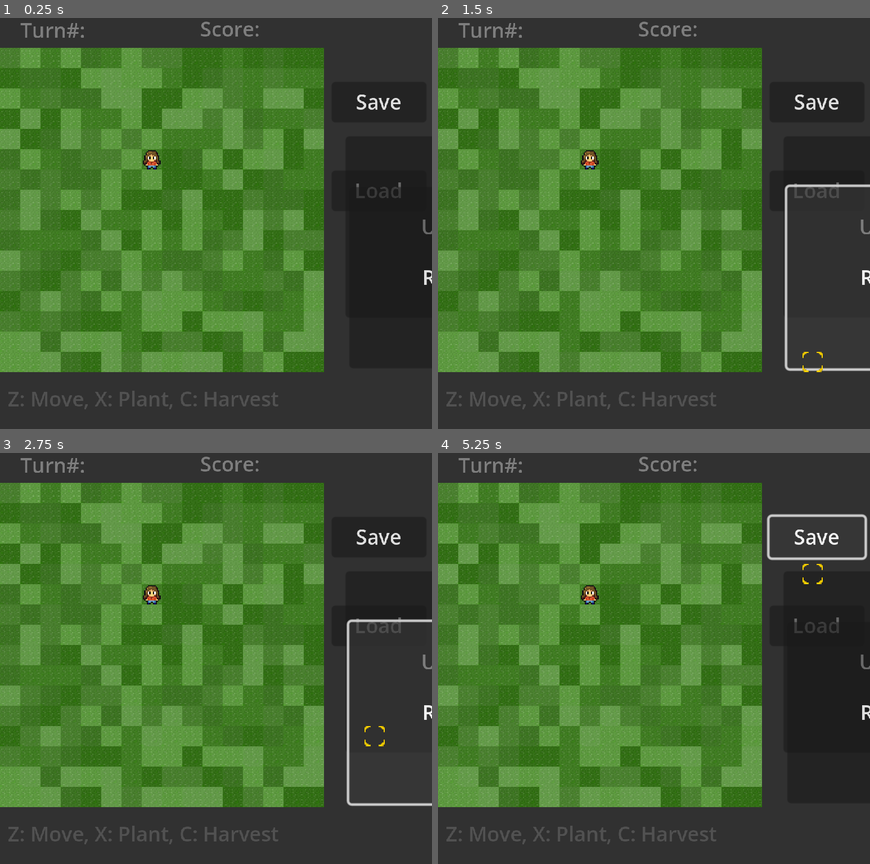
Above: before the commit, frames 1-4 (two rows, left to right).
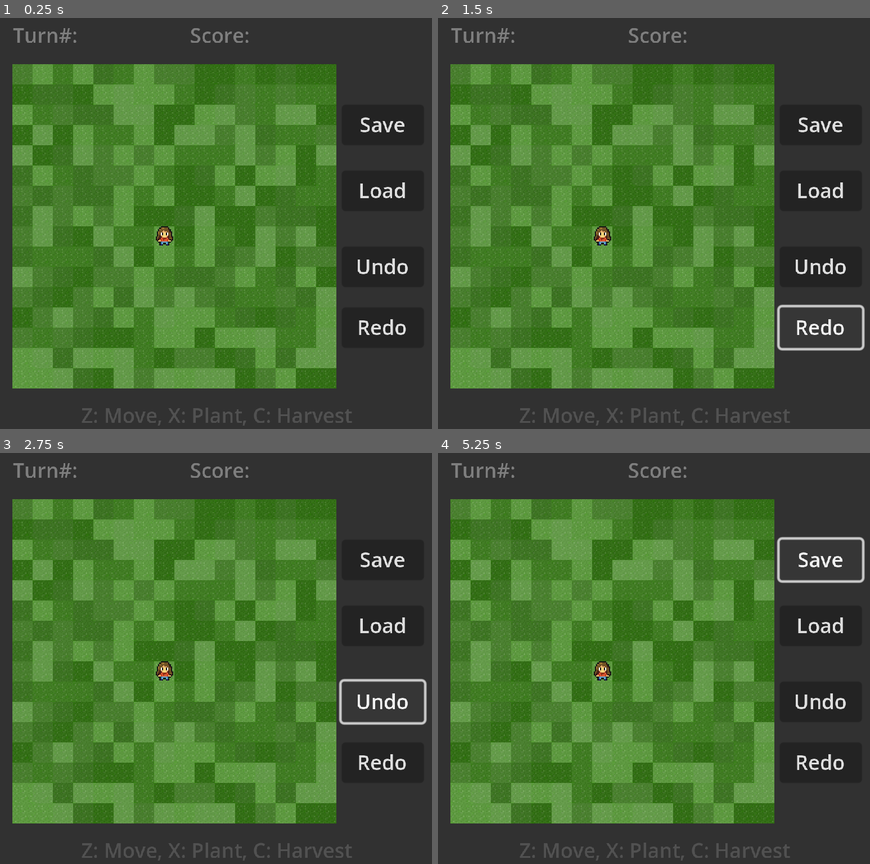
Above: after the commit, the same moments.

Repository: timpt0261/CMPM-121-F0-Proto
Game: Godot game, scene res://scene/main.tscn
The game is run twice, just before and just after one commit, with the same random seed, the same clock (stepped at 60 frames per second) and the same inputs.
Inputs (mouse positions are in pixels of both pictures, inside the frame that each line leads up to):
- Up to frame 1 (0.25 s): no input
- Up to frame 2 (1.5 s): click (822, 268) at 0.5 s, where only the run after the commit has a clickable "Undo"; click (822, 326) at 1.25 s, where only the run after the commit has a clickable "Redo"
- Up to frame 3 (2.75 s): click (384, 703) at 2 s, where only the run after the commit has a clickable "Undo"
- Up to frame 4 (5.25 s): click (822, 761) at 2.75 s, where only the run after the commit has a clickable "Redo"; click (822, 703) at 3.5 s, where only the run after the commit has a clickable "Undo"; click (822, 761) at 4.25 s, where only the run after the commit has a clickable "Redo"; click "Save" at 5 s

The runs differ from the first frame. In frame 1, 35% of the frame differs, in the area x 0-100%, y 0-100%; in frame 2, 37%; in frame 3, 37%; in frame 4, 37%.

Commit message:
Fixed player offset issue. Cursor is now a sprite instead of part of the TileMap

Diff:
--- a/scene/main.tscn
+++ b/scene/main.tscn
@@ -1,8 +1,7 @@
-[gd_scene load_steps=18 format=3 uid="uid://cdvrt3alfjcqp"]
+[gd_scene load_steps=16 format=3 uid="uid://cdvrt3alfjcqp"]
 
 [ext_resource type="Texture2D" uid="uid://cqpnkcrufhdty" path="res://tile/grass.png" id="1_rx26m"]
 [ext_resource type="Script" path="res://script/terrain_map.gd" id="3_bdwhm"]
-[ext_resource type="Texture2D" uid="uid://h3pwbiwgoyw" path="res://tile/selected.png" id="3_fq6s7"]
 [ext_resource type="Texture2D" uid="uid://dcqniyr0oya1k" path="res://tile/highlight.png" id="3_j1xgt"]
 [ext_resource type="Script" path="res://script/terrain_renderer.gd" id="5_4cky6"]
 [ext_resource type="Texture2D" uid="uid://dflsj3xadflpn" path="res://sprite/jessie.png" id="5_6da1x"]
@@ -32,16 +31,11 @@
 0:0/0 = 0
 0:0/0/custom_data_0 = true
 
-[sub_resource type="TileSetAtlasSource" id="TileSetAtlasSource_8iwqg"]
-texture = ExtResource("3_fq6s7")
-0:0/0 = 0
-
 [sub_resource type="TileSet" id="TileSet_mkbp6"]
 custom_data_layer_0/name = "walkable"
 custom_data_layer_0/type = 1
 sources/0 = SubResource("TileSetAtlasSource_aifgd")
 sources/1 = SubResource("TileSetAtlasSource_og111")
-sources/2 = SubResource("TileSetAtlasSource_8iwqg")
 
 [sub_resource type="AtlasTexture" id="AtlasTexture_71hdk"]
 atlas = ExtResource("5_6da1x")
@@ -89,10 +83,10 @@
 anchor_top = -0.762767
 anchor_right = 1.95751
 anchor_bottom = 1.0742
-offset_left = 218.566
-offset_top = 320.392
-offset_right = -336.383
-offset_bottom = -279.525
+offset_left = 226.566
+offset_top = 338.392
+offset_right = -338.383
+offset_bottom = -261.525
 grow_horizontal = 2
 grow_vertical = 2
 text = "Save"
@@ -106,9 +100,9 @@
 anchor_top = -0.762767
 anchor_right = 1.95751
 anchor_bottom = 1.0742
-offset_left = 218.566
+offset_left = 226.566
 offset_top = 390.392
-offset_right = -336.383
+offset_right = -338.383
 offset_bottom = -209.525
 grow_horizontal = 2
 grow_vertical = 2
@@ -123,10 +117,10 @@
 anchor_top = -0.762767
 anchor_right = 1.95751
 anchor_bottom = 1.0742
-offset_left = 230.015
-offset_top = 363.863
-offset_right = -238.89
-offset_bottom = -124.999
+offset_left = 226.566
+offset_top = 450.392
+offset_right = -338.383
+offset_bottom = -149.525
 grow_horizontal = 2
 grow_vertical = 2
 text = "Undo"
@@ -140,17 +134,17 @@
 anchor_top = -0.762767
 anchor_right = 1.95751
 anchor_bottom = 1.0742
-offset_left = 232.088
-offset_top = 403.621
-offset_right = -241.817
-offset_bottom = -85.2406
+offset_left = 226.566
+offset_top = 498.392
+offset_right = -338.383
+offset_bottom = -101.525
 grow_horizontal = 2
 grow_vertical = 2
 text = "Redo"
 clip_text = true
 
 [node name="TerrainMap" type="Node2D" parent="game_state_manager"]
-position = Vector2(0, 31)
+position = Vector2(10, 44)
 script = ExtResource("3_bdwhm")
 
 [node name="TerrainRenderer" type="TileMap" parent="game_state_manager/TerrainMap"]
@@ -183,24 +177,25 @@
 [node name="Sprite2D" type="Sprite2D" parent="game_state_manager/Player"]
 position = Vector2(0, -1)
 texture = SubResource("AtlasTexture_71hdk")
+centered = false
 
 [node name="Labels" type="Node2D" parent="game_state_manager"]
 
 [node name="Controls" type="Label" parent="game_state_manager/Labels"]
-offset_left = 6.0
-offset_top = 297.0
-offset_right = 240.0
-offset_bottom = 336.0
+offset_top = 300.0
+offset_right = 344.0
+offset_bottom = 344.0
 text = "Z: Move, X: Plant, C: Harvest"
 label_settings = SubResource("LabelSettings_nhnr5")
+horizontal_alignment = 1
+vertical_alignment = 1
 
 [node name="ScoreCount" type="Label" parent="game_state_manager/Labels"]
 z_index = 5
 texture_filter = 1
-offset_left = 158.0
-offset_top = 4.0
-offset_right = 212.0
-offset_bottom = 30.0
+offset_left = 150.0
+offset_right = 246.0
+offset_bottom = 44.0
 text = "Score:"
 label_settings = SubResource("LabelSettings_3gkfw")
 vertical_alignment = 1
@@ -209,10 +204,9 @@
 [node name="TurnCount" type="Label" parent="game_state_manager/Labels"]
 z_index = 5
 texture_filter = 1
-offset_left = 16.0
-offset_top = 5.0
-offset_right = 70.0
-offset_bottom = 31.0
+offset_left = 10.0
+offset_right = 106.0
+offset_bottom = 44.0
 text = "Turn#:
 "
 label_settings = SubResource("LabelSettings_3gkfw")
--- a/script/cursor.gd
+++ b/script/cursor.gd
@@ -2,22 +2,35 @@
 
 @onready var terrain_renderer = $"../TerrainMap/TerrainRenderer"
 @onready var player = $"../Player"
-var mapFromMouse = Vector2i(0,0);
 
 enum ACTIONS { PLAYER_MOVING, PLAYER_PLANTING };
 
-var is_visible = true;
+var cursor_pixel_position: Vector2i
+var cursor_grid_position: Vector2i
+var on_grid: bool;
+const OFF_GRID_POSITION = Vector2i.ONE * -1
+
 var move_player_command = Callable(movePlayer);
 var plant_command = Callable(plant_plant);
 var harvest_command = Callable(harvest_plant);
 var current_command: Callable;
 
+var cursor_sprite: Sprite2D
+
 func _ready():
 	current_command = Callable(do_nothing);
+	set_cursor_sprite()
+
+func set_cursor_sprite():
+	if cursor_sprite == null:
+		cursor_sprite = Sprite2D.new()
+		cursor_sprite.centered = false
+		cursor_sprite.texture = load("res://tile/selected.png")
+		add_child(cursor_sprite)
+		cursor_sprite.hide()
 
 func _input(event):
-	set_new_cursor_location();
-
+	update_cursor_location()
 	if(event.is_action_pressed("Move")):
 		current_command = move_player_command;
 	elif(event.is_action_pressed("Plant")):
@@ -27,19 +40,24 @@
 	elif event.is_action_pressed("Select"):
 		current_command.call();
 
-func set_new_cursor_location():
-	if (!is_visible): return;
-	var newPos = terrain_renderer.local_to_map(get_global_mouse_position());
-	if (mapFromMouse != newPos):
-		terrain_renderer.erase_cell(terrain_renderer.layers_IDs.CURSOR, mapFromMouse);
-		mapFromMouse = newPos;
-		terrain_renderer.set_cell(2, mapFromMouse, 2, Vector2i(0,0));
+func update_cursor_location():
+	cursor_pixel_position = get_global_mouse_position()
+	if terrain_renderer.pixel_in_bounds(cursor_pixel_position):
+		if !on_grid:
+			on_grid = true
+			cursor_sprite.show()
+		cursor_grid_position = terrain_renderer.pixel_to_grid(cursor_pixel_position)
+		cursor_sprite.position = terrain_renderer.grid_to_pixel(cursor_grid_position)
+	elif on_grid:
+		on_grid = false
+		cursor_grid_position = OFF_GRID_POSITION
+		cursor_sprite.hide()
 
 func do_nothing():
 	pass
 
 func movePlayer():
-	player.start_path();
+	player.move_to(cursor_grid_position);
 
 func plant_plant():
 	player.try_plant_plant(get_global_mouse_position());
--- a/script/player.gd
+++ b/script/player.gd
@@ -1,29 +1,32 @@
 class_name Player extends Node2D
-var current_id_path: Array[Vector2i];
 
 @onready var terrain_map = $"../TerrainMap";
 @onready var turn_count = $"../Labels/TurnCount";
-var a_star: AStarWrapper = AStarWrapper.new();
 
+const PLAYER_START = Vector2i(7, 8)
+
+var a_star: AStarWrapper;
+var current_id_path: Array[Vector2i];
 var target_position: Vector2
 var is_moving: bool
 
 @export var move_speed = 2;
 @export var max_move_range = 7;
 
+func _ready():
+	position = terrain_map.grid_to_pixel(PLAYER_START)
+	a_star = AStarWrapper.new()
+	current_id_path = [];
+
 func _physics_process(_delta):
 	move_from_path();
 
-func start_path():
+func move_to(destination: Vector2i):
 	if (is_moving): return;
 
-	var map_from_mouse = terrain_map.pixel_to_grid(get_global_mouse_position());
 	var id_path: Array[Vector2i];
 
-	if (is_moving): id_path = a_star.get_id_path(terrain_map.pixel_to_grid(target_position), map_from_mouse);
-	else: id_path = a_star.get_id_path(get_player_map_pos(), map_from_mouse).slice(1);
-
-	if (!id_path.is_empty() && id_path.size() <= max_move_range): current_id_path = id_path;
+	current_id_path = a_star.get_id_path(get_player_map_pos(), destination).slice(1);
 
 func move_from_path():
 	if current_id_path.is_empty(): return;
@@ -51,7 +54,7 @@
 
 func try_harvest_plant(harvest_pos: Vector2):
 	var harvest_map_pos: Vector2i = terrain_map.pixel_to_grid(harvest_pos);
-	if !is_moving && get_distance_squared(harvest_map_pos, get_player_map_pos()) == 1:
+	if !is_moving && get_distance_squared(harvest_map_pos, get_player_map_pos()) <= 1:
 		if(terrain_map.harvest_at(harvest_map_pos)):
 			turn_count.next_turn();
 
--- a/script/terrain_map.gd
+++ b/script/terrain_map.gd
@@ -62,4 +62,7 @@
 	return terrain_renderer.pixel_to_grid(pixel_position)
 
 func grid_to_pixel(pixel_position: Vector2i) -> Vector2i:
-	return terrain_renderer.map_to_local(pixel_position)
+	return terrain_renderer.grid_to_pixel(pixel_position)
+
+func snap_to_grid(pixel_position: Vector2i) -> Vector2i:
+	return terrain_renderer.snap_to_grid(pixel_position)
--- a/script/terrain_renderer.gd
+++ b/script/terrain_renderer.gd
@@ -8,6 +8,7 @@
 	CURSOR = 2,
 }
 
+const CELL_PIXEL_SIZE = 16;
 const PLANT_SPRITES_SIZE = 16;
 
 var plant_sprite_dict: Dictionary
@@ -60,10 +61,16 @@
 	return sprite
 
 func get_relative_pixel_position(global_pixel_position: Vector2i) -> Vector2i:
-	return global_pixel_position - (position as Vector2i)
+	return global_pixel_position - (global_position as Vector2i)
 
 func pixel_to_grid(pixel_position: Vector2i) -> Vector2i:
-	return get_relative_pixel_position(pixel_position) / PLANT_SPRITES_SIZE
+	return get_relative_pixel_position(pixel_position) / CELL_PIXEL_SIZE
+
+func grid_to_pixel(grid_position: Vector2i) -> Vector2i:
+	return grid_position * CELL_PIXEL_SIZE + (global_position as Vector2i)
+
+func snap_to_grid(pixel_position: Vector2i) -> Vector2i:
+	return grid_to_pixel(pixel_to_grid(pixel_position))
 
 func pixel_in_bounds(pixel_pos: Vector2i) -> bool:
 	var pixel_width = terrain_map.farm_grid.width * PLANT_SPRITES_SIZE
Empty file removed: script/game_save_system.gd
Not shown, changed: .github/workflows/github_to_itch.yml
